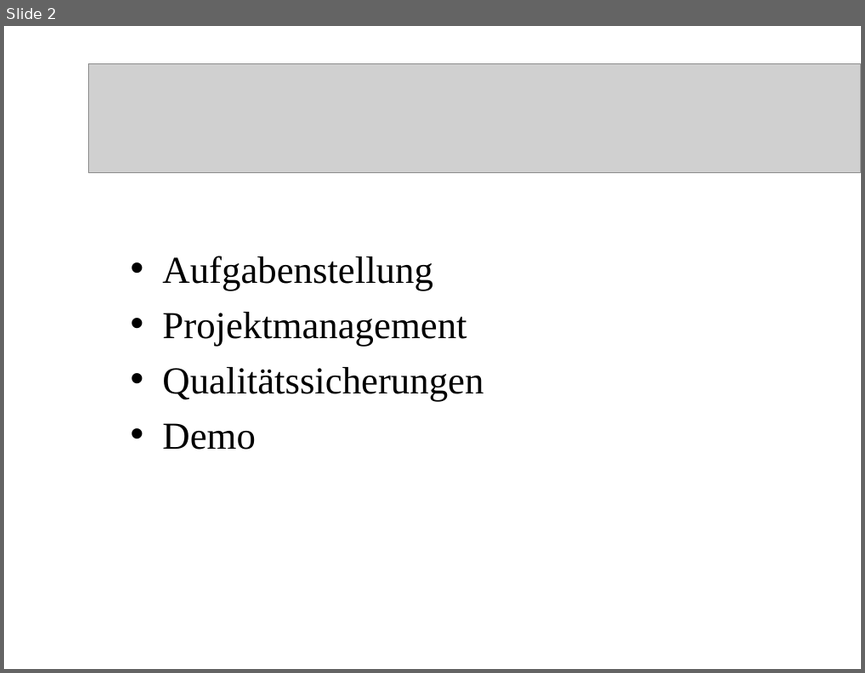
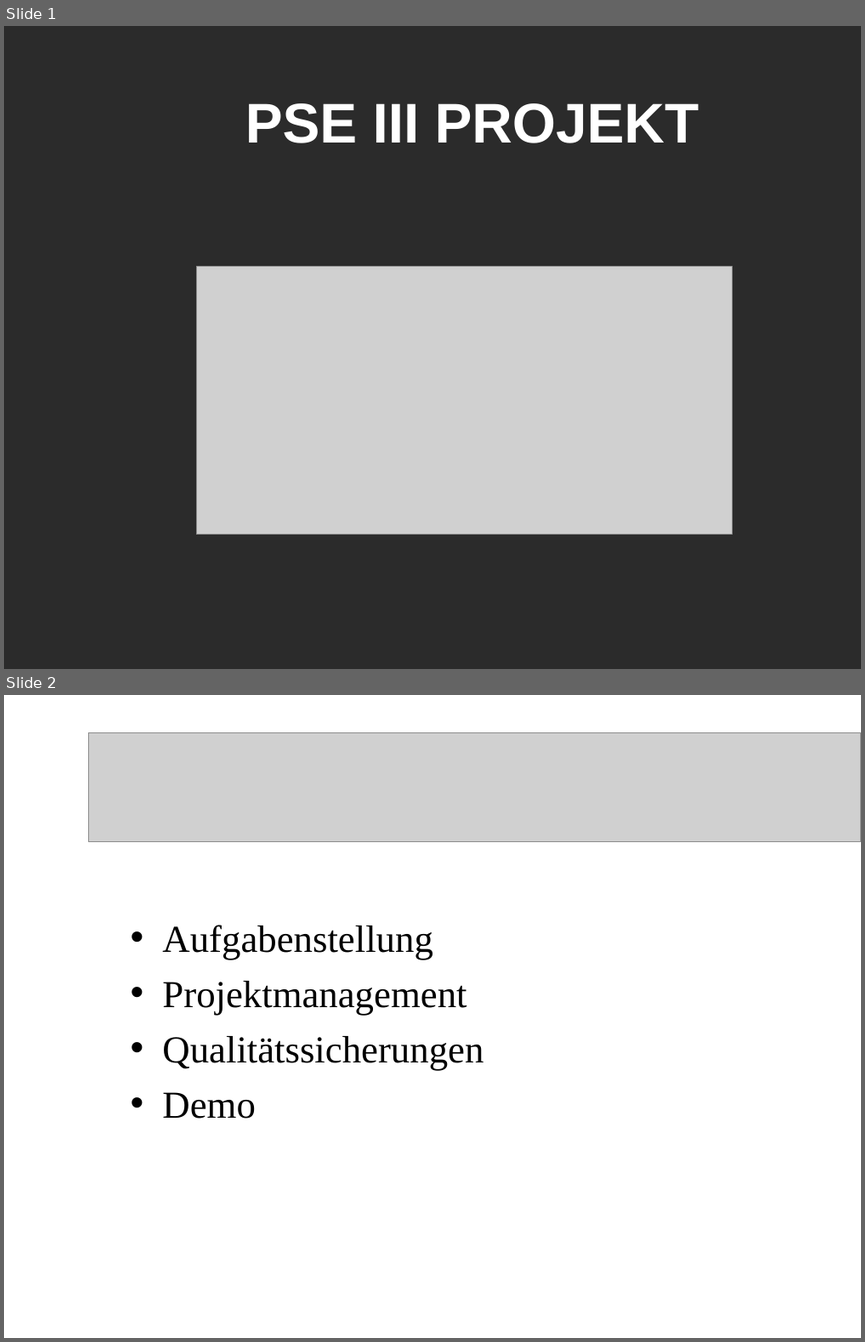
Before and after one commit to timhoelsken/easygoingcalculatorwithoutnumbers, a slide deck: Calculator/misc/documents/Praesentation.ppt. Shown one above the other, each under a label of ours: slide 2 before the commit, slides 1 and 2 after it. The pictures are 865x673 and 865x1342 pixels, drawn with LibreOffice and Linux fonts; fonts in the diff are those of the drawing; grey boxes stand for pictures; background and template pictures are left out; a plain dark background stands for a picture behind light text. Boxes give left, top, right and bottom in pixels: in the first picture for what was removed or moved away, otherwise in the second. Text is boxed around its words. In the diff, an @@ line names an element or a change of style, - is before the commit and + after.

```diff
--- a/Calculator/misc/documents/Praesentation.ppt
+++ b/Calculator/misc/documents/Praesentation.ppt
@@ slide 1 added at [4,26,861,669], background picture (left out) @@
@@ text added at [245,103,699,143], 47 pt, text #FFFFFF, bold @@
+PSE III PROJEKT
@@ picture added at [196,267,732,535] @@
```
Also in this commit, not shown: 1 slide removed, 3 other files.
